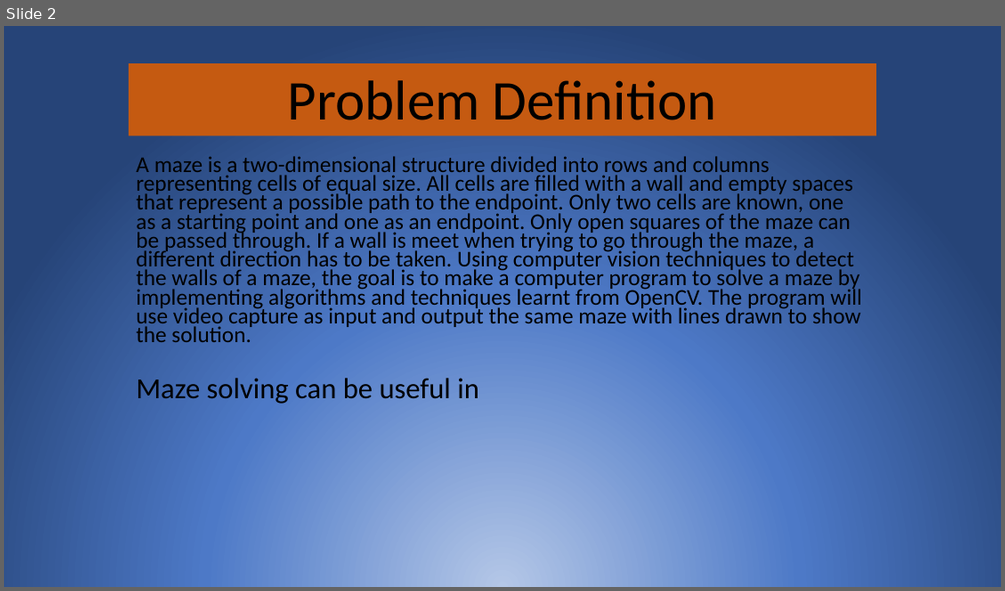
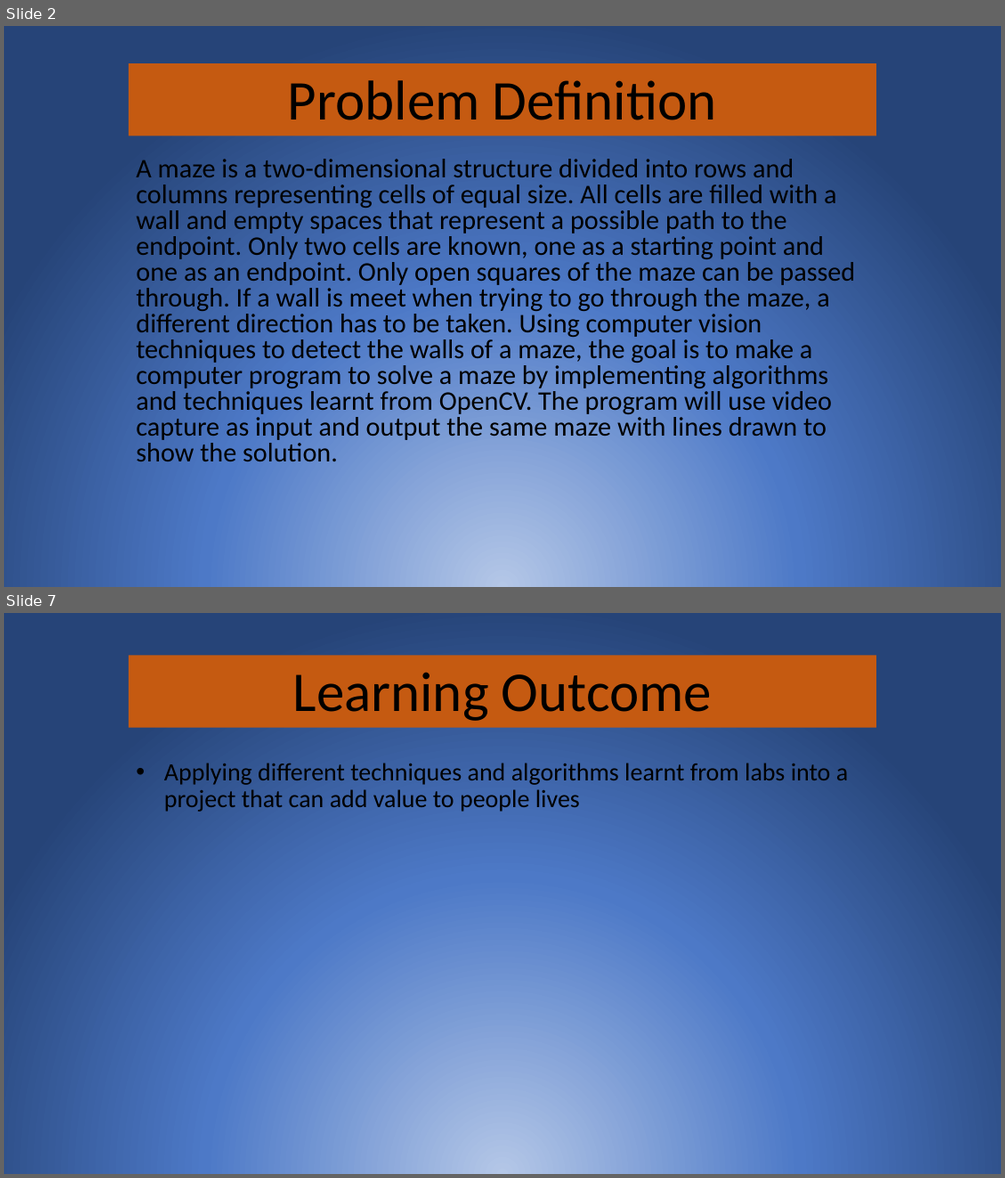
Before and after one commit to BenLee8602/maze-solver, a slide deck: Presentation1.pptx. Shown one above the other, each under a label of ours: slide 2 before the commit, slides 2 and 7 after it; the slides between them are not shown. The pictures are 1005x591 and 1005x1178 pixels, drawn with LibreOffice and Linux fonts; fonts in the diff are those of the drawing. Boxes give left, top, right and bottom in pixels: in the first picture for what was removed or moved away, otherwise in the second. Text is boxed around its words. In the diff, an @@ line names an element or a change of style, - is before the commit and + after.

```diff
--- a/Presentation1.pptx
+++ b/Presentation1.pptx
@@ slide 7 added at box(4, 613, 1001, 1174), background gradient #B4C7E7 to #4D79C7 to #264478 @@
@@ title added at box(129, 655, 877, 728), fill #C55A11, 54 pt, text #000000 @@
+Learning Outcome
@@ subtitle added at box(164, 763, 848, 811), 24 pt, text #000000 @@
+• Applying different techniques and algorithms learnt from labs into a project that can add value to people lives
@@ slide 2 changed as well @@
@@ subtitle "A maze is a two-dimensional ..." at box(136, 159, 855, 462): size 21.7 to 25.9 pt; line spacing 0.7 to 0.8 @@
@@ text removed at box(136, 378, 479, 403) @@
-Maze solving can be useful in
```
Also in this commit, not shown: 1 other slide changed, 4 other slides added, 3 slides removed.
